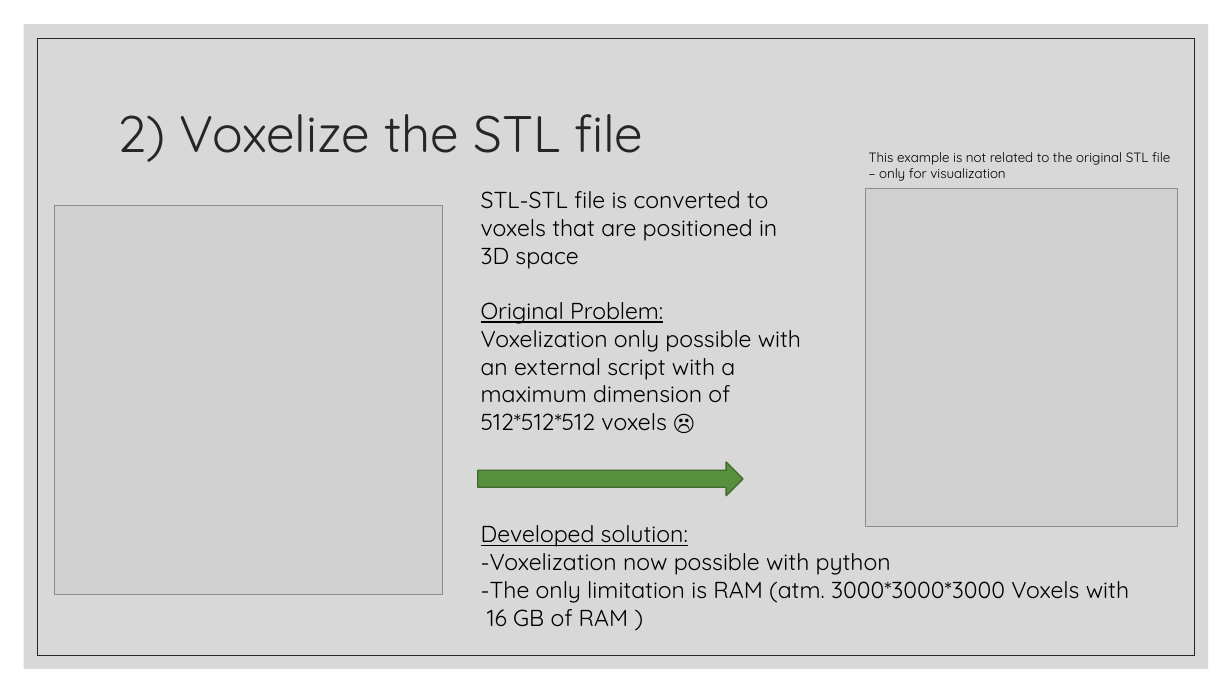
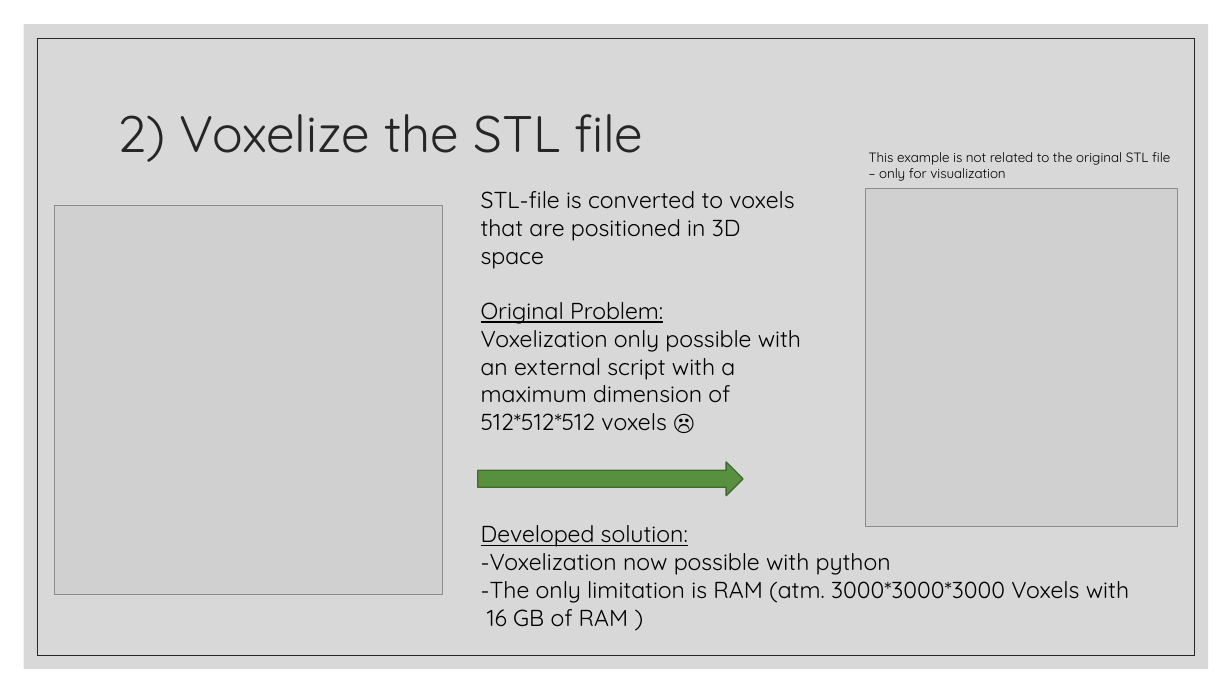
Before and after one commit to JanNalivaika/SSD_EXT, a slide deck: slide 13 of SSD Feature Detection Selling points.pptx. Drawn at 1232x693 pixels with LibreOffice and Linux fonts; fonts in the diff are those of the drawing; grey boxes stand for pictures. Boxes give left, top, right and bottom in pixels: in the first picture for what was removed or moved away, otherwise in the second. Text is boxed around its words. In the diff, an @@ line names an element or a change of style, - is before the commit and + after.

```diff
--- a/SSD Feature Detection Selling points.pptx
+++ b/SSD Feature Detection Selling points.pptx
@@ text at (481,191,794,269): text changed @@
-STL-STL file is converted to voxels that are positioned in 3D space
+STL-file is converted to voxels that are positioned in 3D space
```
Also in this commit, not shown: 5 other slides changed, 5 other files.
